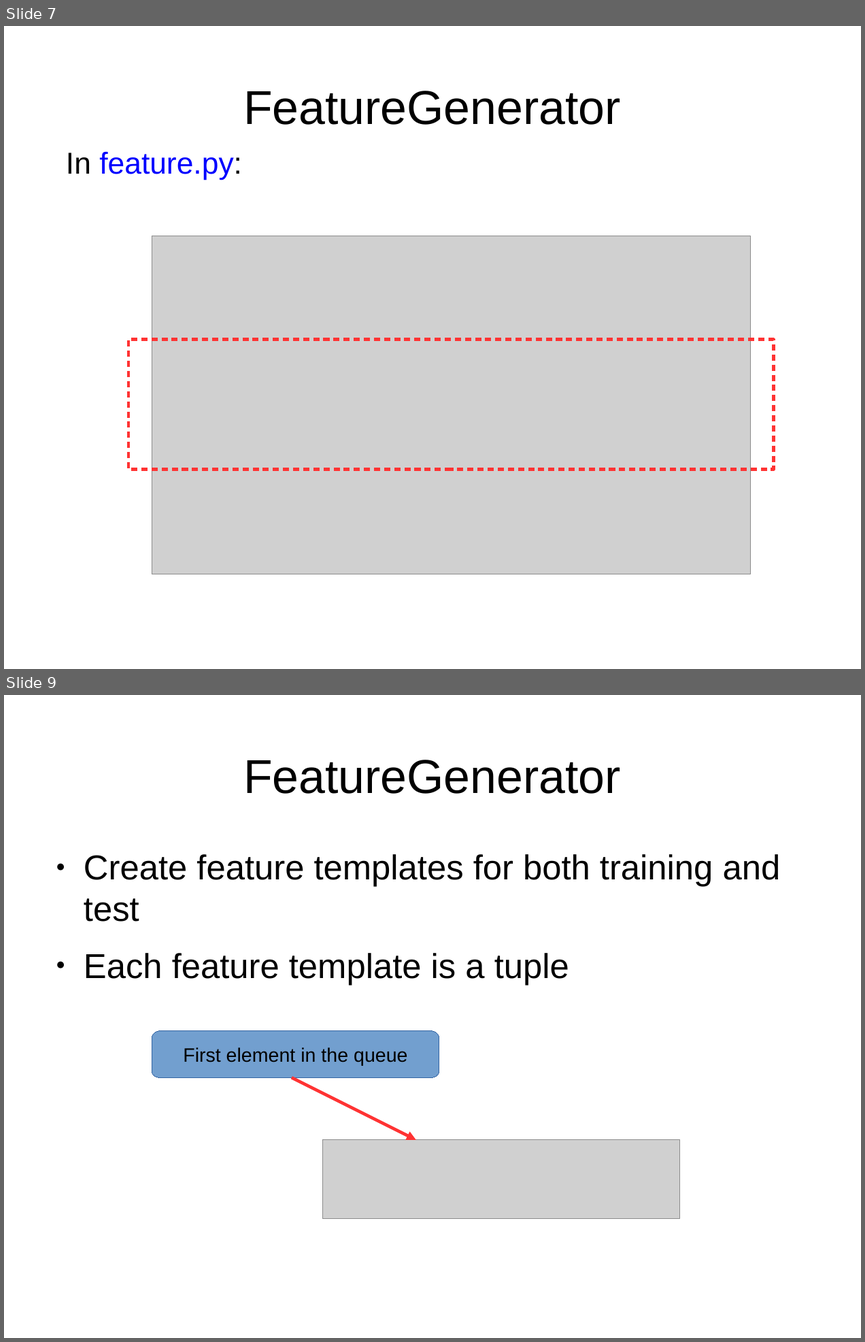
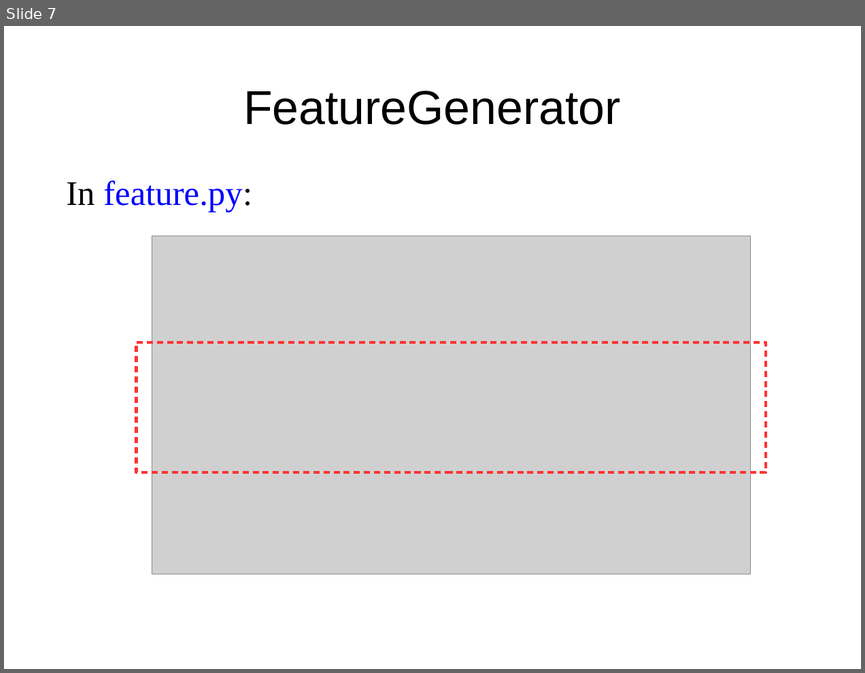
Before and after one commit to jiyfeng/RSTParser, a slide deck: doc/intro.odp. Shown one above the other, each under a label of ours: slides 7 and 9 before the commit, slide 7 after it; the slides between them are not shown. The pictures are 865x1342 and 865x673 pixels, drawn with LibreOffice and Linux fonts; fonts in the diff are those of the drawing; grey boxes stand for pictures. Boxes give left, top, right and bottom in pixels: in the first picture for what was removed or moved away, otherwise in the second. Text is boxed around its words. In the diff, an @@ line names an element or a change of style, - is before the commit and + after.

```diff
--- a/doc/intro.odp
+++ b/doc/intro.odp
@@ slide 9 removed at (x1=4, y1=695, x2=861, y2=1338), background #FFFFFF @@
@@ title removed at (x1=243, y1=760, x2=621, y2=794) @@
-FeatureGenerator
@@ text removed at (x1=84, y1=854, x2=781, y2=985) @@
-● Create feature templates for both training and test
-● Each feature template is a tuple
@@ rounded rectangle removed at (x1=152, y1=1031, x2=439, y2=1078) @@
-First element in the queue
@@ arrow removed from (292, 1078) to (416, 1140) @@
@@ picture removed at (x1=323, y1=1140, x2=680, y2=1218) @@
@@ slide 7 changed as well @@
@@ text "In feature.py:" moved from (x1=66, y1=152, x2=242, y2=180) to (x1=66, y1=180, x2=252, y2=212) @@
@@ text "In feature.py:" at (x1=66, y1=180, x2=252, y2=212): size 28 to 32 pt, font Arial to Times New Roman @@
@@ rectangle resized from (x1=128, y1=339, x2=774, y2=469) to (x1=136, y1=342, x2=766, y2=472) @@
```
Also in this commit, not shown: 9 other slides changed, 2 slides added, 1 other slide removed, 2 other files.
